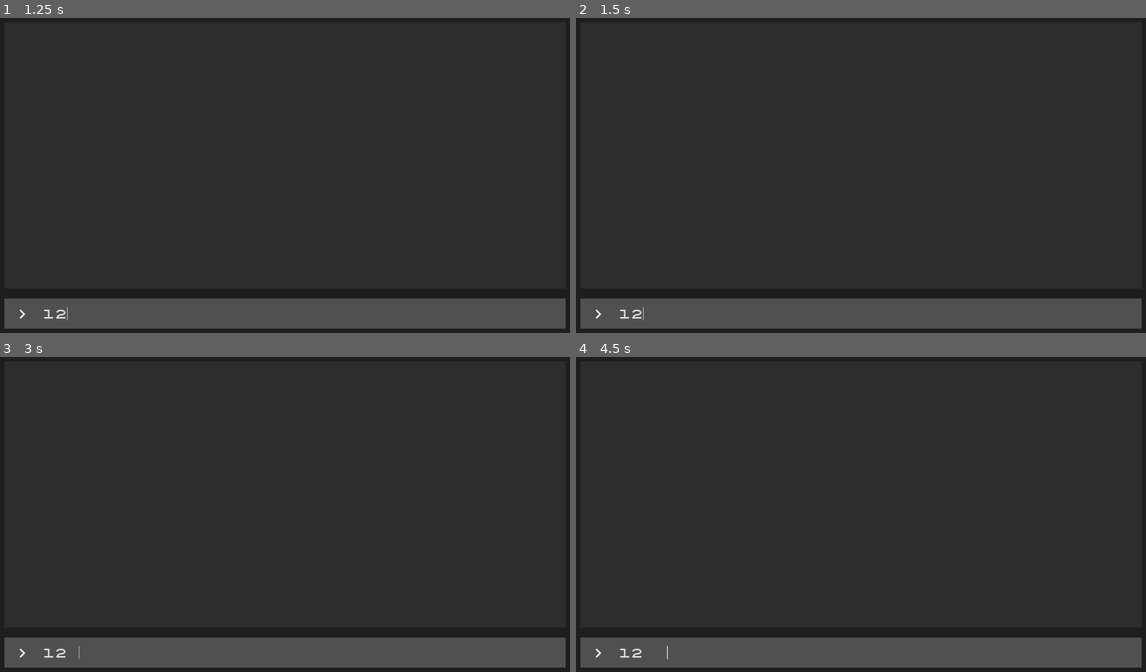
Above: before the commit, frames 1-4 (two rows, left to right).
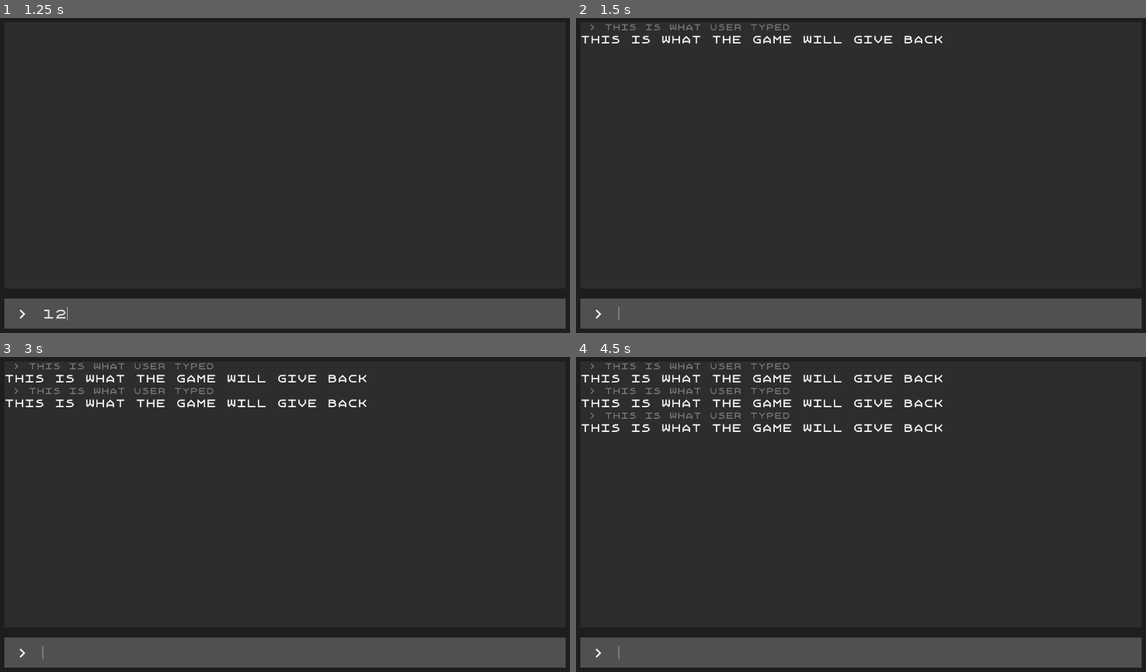
Above: after the commit, the same moments.

Repository: onionbulbperception/text_adventure_by_tutorial
Game: Godot game, scene res://scenes/game.tscn
Two runs of this game, one before a commit and one after it. Both use one fixed random seed, a clock stepped at 60 frames per second and the inputs below. Before the commit the project starts from res://game.tscn.
Inputs (mouse positions are in pixels of both pictures, inside the frame that each line leads up to):
- Up to frame 1 (1.25 s): click (302, 314) at 0.52 s; type "12" at 0.6 s
- Up to frame 2 (1.5 s): tap Enter at 1.25 s
- Up to frame 3 (3 s): tap Space at 2 s; tap Enter at 2.75 s
- Up to frame 4 (4.5 s): tap Space at 3.5 s; tap Enter at 4.25 s

Frame 1 is identical in both runs. In frame 2, 0.9% of the frame differs, in the area x 0-65%, y 2-97%; in frame 3, 1.7%; in frame 4, 2.6%.

Commit message:
finished tutorial's part 3

Diff:
--- a/project.godot
+++ b/project.godot
@@ -11,7 +11,7 @@
 [application]
 
 config/name="text_adventure_by_tutorial"
-run/main_scene="res://game.tscn"
+run/main_scene="res://scenes/game.tscn"
 config/features=PackedStringArray("4.3", "GL Compatibility")
 config/icon="res://icon.svg"
 
--- a/game.tscn
+++ b/scenes/game.tscn
@@ -1,7 +1,8 @@
-[gd_scene load_steps=8 format=3 uid="uid://ci61hs1ppmrbb"]
+[gd_scene load_steps=9 format=3 uid="uid://ci61hs1ppmrbb"]
 
-[ext_resource type="FontFile" uid="uid://2c4lklsj37yx" path="res://fonts/Xanmono.ttf" id="1_2ce7d"]
-[ext_resource type="Script" path="res://input.gd" id="1_gkquu"]
+[ext_resource type="Script" path="res://scripts/game.gd" id="1_8s3ah"]
+[ext_resource type="FontFile" uid="uid://2c4lklsj37yx" path="res://fonts/Xanmono.ttf" id="3_k8pxv"]
+[ext_resource type="Script" path="res://scripts/input.gd" id="4_j06qb"]
 
 [sub_resource type="StyleBoxFlat" id="StyleBoxFlat_nxl4y"]
 bg_color = Color(0.118581, 0.118581, 0.118581, 1)
@@ -23,6 +24,7 @@
 anchor_bottom = 1.0
 grow_horizontal = 2
 grow_vertical = 2
+script = ExtResource("1_8s3ah")
 
 [node name="Background" type="PanelContainer" parent="."]
 layout_mode = 1
@@ -49,6 +51,13 @@
 size_flags_vertical = 3
 theme_override_styles/panel = SubResource("StyleBoxFlat_v4cue")
 
+[node name="ScrollContainer" type="ScrollContainer" parent="Background/MarginContainer/Rows/GameInfo"]
+layout_mode = 2
+horizontal_scroll_mode = 0
+
+[node name="HistoryRows" type="VBoxContainer" parent="Background/MarginContainer/Rows/GameInfo/ScrollContainer"]
+layout_mode = 2
+
 [node name="InputArea" type="PanelContainer" parent="Background/MarginContainer/Rows"]
 custom_minimum_size = Vector2(0, 60)
 layout_mode = 2
@@ -59,16 +68,19 @@
 
 [node name="Caret" type="Label" parent="Background/MarginContainer/Rows/InputArea/HBoxContainer"]
 layout_mode = 2
-theme_override_fonts/font = ExtResource("1_2ce7d")
+theme_override_fonts/font = ExtResource("3_k8pxv")
 theme_override_font_sizes/font_size = 24
 text = " > "
 
 [node name="Input" type="LineEdit" parent="Background/MarginContainer/Rows/InputArea/HBoxContainer"]
 layout_mode = 2
 size_flags_horizontal = 3
-theme_override_fonts/font = ExtResource("1_2ce7d")
+theme_override_fonts/font = ExtResource("3_k8pxv")
 theme_override_font_sizes/font_size = 24
 theme_override_styles/focus = SubResource("StyleBoxEmpty_cx0ev")
 theme_override_styles/normal = SubResource("StyleBoxEmpty_p1nom")
 max_length = 36
-script = ExtResource("1_gkquu")
+script = ExtResource("4_j06qb")
+
+[connection signal="text_submitted" from="Background/MarginContainer/Rows/InputArea/HBoxContainer/Input" to="." method="_on_input_text_submitted"]
+[connection signal="text_submitted" from="Background/MarginContainer/Rows/InputArea/HBoxContainer/Input" to="Background/MarginContainer/Rows/InputArea/HBoxContainer/Input" method="_on_text_submitted"]
--- /dev/null
+++ b/scenes/input_response.tscn
@@ -0,0 +1,18 @@
+[gd_scene load_steps=2 format=3 uid="uid://bx37kddntghtv"]
+
+[ext_resource type="FontFile" uid="uid://2c4lklsj37yx" path="res://fonts/Xanmono.ttf" id="1_1vpsu"]
+
+[node name="InputResponse" type="VBoxContainer"]
+
+[node name="InputHistory" type="Label" parent="."]
+layout_mode = 2
+theme_override_colors/font_color = Color(0.470076, 0.470076, 0.470076, 1)
+theme_override_fonts/font = ExtResource("1_1vpsu")
+theme_override_font_sizes/font_size = 16
+text = " > this is what user typed"
+
+[node name="Response" type="Label" parent="."]
+layout_mode = 2
+theme_override_fonts/font = ExtResource("1_1vpsu")
+theme_override_font_sizes/font_size = 20
+text = "this is what the game will give back"
--- /dev/null
+++ b/scripts/game.gd
@@ -0,0 +1,15 @@
+extends Control
+
+
+const InputResponse = preload("res://scenes/input_response.tscn")
+
+
+@onready var history_rows = $Background/MarginContainer/Rows/GameInfo/ScrollContainer/HistoryRows
+
+
+func _on_input_text_submitted(_new_text: String) -> void:
+	# Create instance of history rows and add a node to it as a child
+	# Godot 3.x, the PackedScene class had an instance()
+	# Godot 4.x, the method name is now instantiate()
+	var input_responce = InputResponse.instantiate()
+	history_rows.add_child(input_responce)
--- a/input.gd
+++ b/scripts/input.gd
@@ -3,4 +3,10 @@
 
 # Called when the node enters the scene tree for the first time.
 func _ready() -> void:
+	# Focus on the input field
 	grab_focus()
+
+
+func _on_text_submitted(_new_text: String) -> void:
+	# Clear the input field
+	clear()
